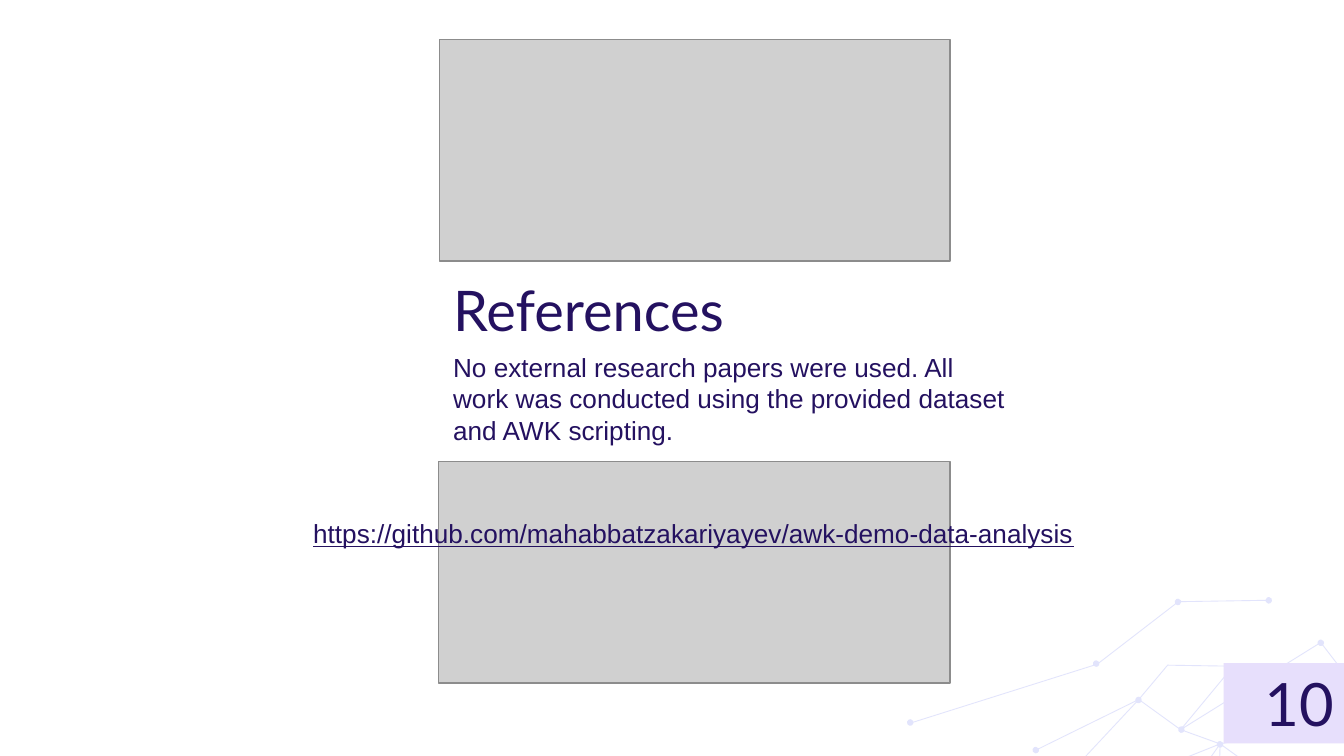
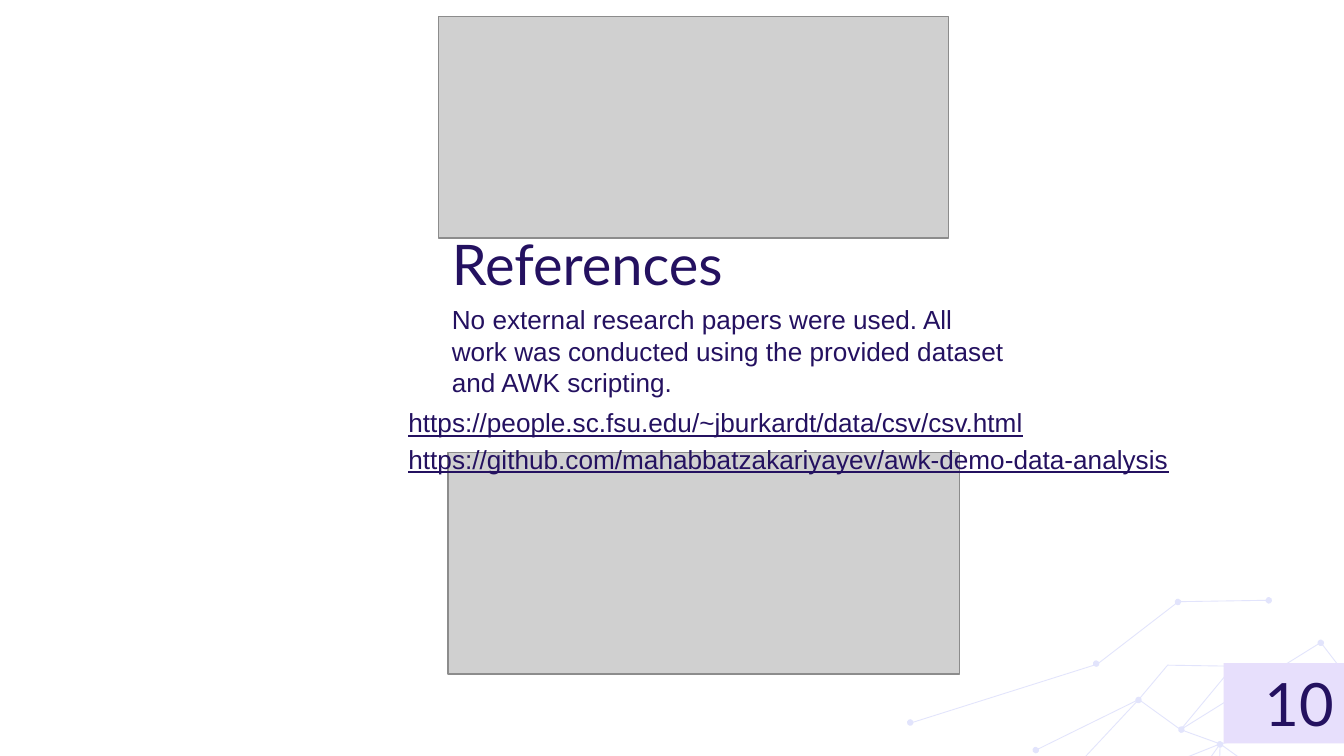
Before and after one commit to mahabbatzakariyayev/awk-demo-data-analysis, a slide deck: slide 15 of Groupwork.pptx (slide 13 before the commit). Drawn at 1344x756 pixels with LibreOffice and Linux fonts; fonts in the diff are those of the drawing; grey boxes stand for pictures; background and template pictures are left out. Boxes give left, top, right and bottom in pixels: in the first picture for what was removed or moved away, otherwise in the second. Text is boxed around its words. In the diff, an @@ line names an element or a change of style, - is before the commit and + after.

Commit message:
Change presentation

```diff
--- a/Groupwork.pptx
+++ b/Groupwork.pptx
@@ picture: place and size @@
-picture at [439,40,950,262]
+picture at [438,16,949,238]
@@ text "References" rewrapped from [453,290,724,332] to [452,236,723,286] @@
@@ text "No external research papers were ...": place and size @@
-text "No external research papers were ..." at [453,358,1005,445]
+text "No external research papers were ..." at [452,310,1003,398]
@@ text added at [408,413,1022,438], 14 pt, text #241160, underline @@
+https://people.sc.fsu.edu/~jburkardt/data/csv/csv.html
@@ text "https://github.com/mahabbatzakariyayev/awk-demo-data-analysi ...": place and size @@
-text "https://github.com/mahabbatzakariyayev/awk-demo-data-analysi ..." at [313,522,1072,549]
+text "https://github.com/mahabbatzakariyayev/awk-demo-data-analysi ..." at [408,448,1167,475]
@@ picture: place and size @@
-picture at [438,461,950,683]
+picture at [448,453,960,675]
```
Also in this commit, not shown: 2 slides added.
